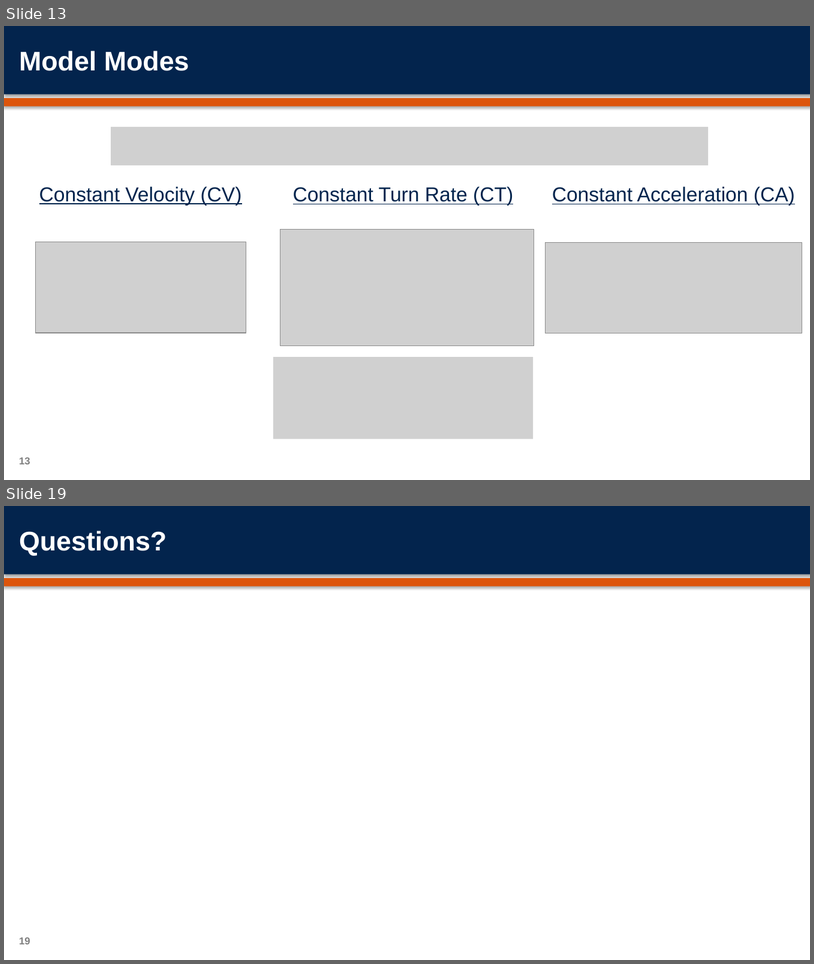
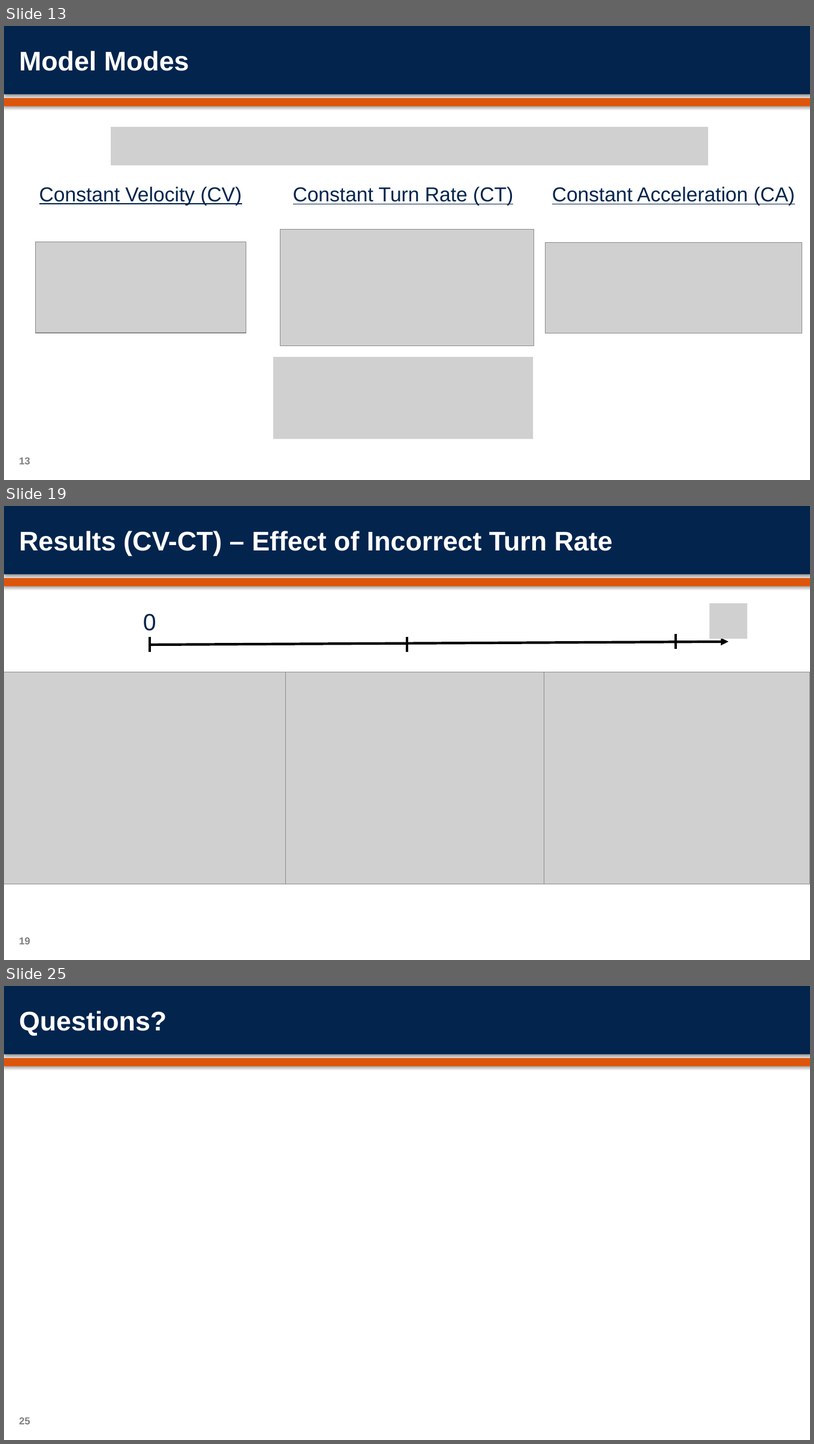
Before and after one commit to orenmillerrr/Optimal-Final-Project, a slide deck: report/OptimalFinalPresentation.pptx. Shown one above the other, each under a label of ours: slides 13 and 19 before the commit, slides 13, 19 and 25 after it; the slides between them are not shown. The pictures are 814x964 and 814x1444 pixels, drawn with LibreOffice and Linux fonts; fonts in the diff are those of the drawing; grey boxes stand for pictures; background and template pictures are left out. Boxes give left, top, right and bottom in pixels: in the first picture for what was removed or moved away, otherwise in the second. Text is boxed around its words. In the diff, an @@ line names an element or a change of style, - is before the commit and + after.

```diff
--- a/report/OptimalFinalPresentation.pptx
+++ b/report/OptimalFinalPresentation.pptx
@@ slide 19 added at <box>4,506,810,960</box>, background #FFFFFF; not listed: 2 template elements that a slide beside it also shows @@
@@ title added at <box>19,531,613,555</box>, 32 pt, text #FFFFFF, bold @@
+Results (CV-CT) – Effect of Incorrect Turn Rate
@@ text added at <box>143,613,156,631</box>, 28 pt, text #03244D @@
+0
@@ picture added at <box>710,603,748,639</box> @@
@@ arrow added from (150, 645) to (729, 642), #000000 3 pt @@
@@ line added from (150, 637) to (150, 652), #000000 3 pt @@
@@ line added from (408, 637) to (408, 652), #000000 3 pt @@
@@ line added from (676, 634) to (676, 649), #000000 3 pt @@
@@ picture added at <box>4,672,286,884</box> @@
@@ picture added at <box>262,672,544,884</box> @@
@@ picture added at <box>528,672,810,884</box> @@
@@ page number added at <box>19,937,30,944</box>, 12 pt, text #7F7F7F, bold @@
+19
@@ what was slide 19 is now slide 25 @@
@@ page number at <box>19,1417,30,1424</box>: text changed @@
-19
+25
```
Also in this commit, not shown: 11 slides changed, 7 other slides added, 2 slides removed, 38 other files.
